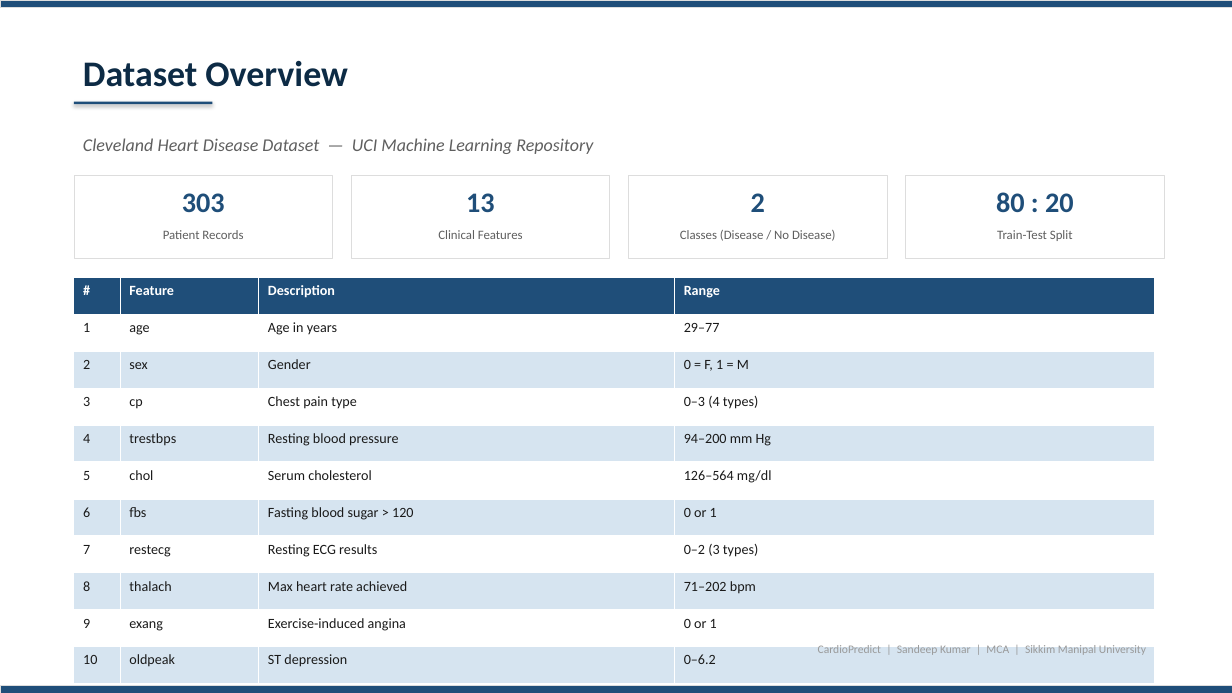
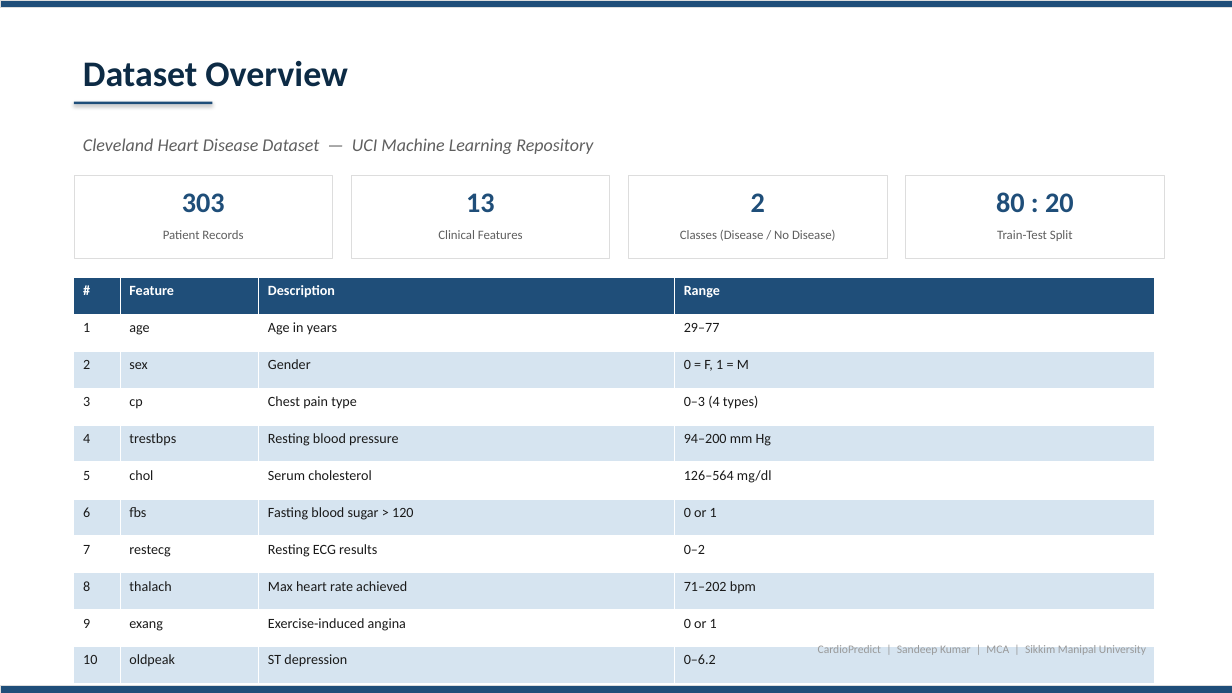
Before and after one commit to sandeeep-kr/HeartDiseaseProject, a slide deck: slide 5 of CardioPredict_Presentation.pptx. Drawn at 1232x693 pixels with LibreOffice and Linux fonts; fonts in the diff are those of the drawing. Boxes give left, top, right and bottom in pixels: in the first picture for what was removed or moved away, otherwise in the second. Text is boxed around its words. In the diff, an @@ line names an element or a change of style, - is before the commit and + after.

```diff
--- a/CardioPredict_Presentation.pptx
+++ b/CardioPredict_Presentation.pptx
@@ table at [74, 277, 1155, 693] @@
-row 8, column 4: 0–2 (3 types)
+row 8, column 4: 0–2
-row 12, column 4: 0–2 (3 types)
+row 12, column 4: 0–2
-row 13, column 3: Major vessels by fluoroscopy
+row 13, column 3: Major vessels (fluoroscopy)
-row 14, column 4: 0–2 (3 types)
+row 14, column 4: 0–2
```
Also in this commit, not shown: 10 other slides changed, 1 other file.
